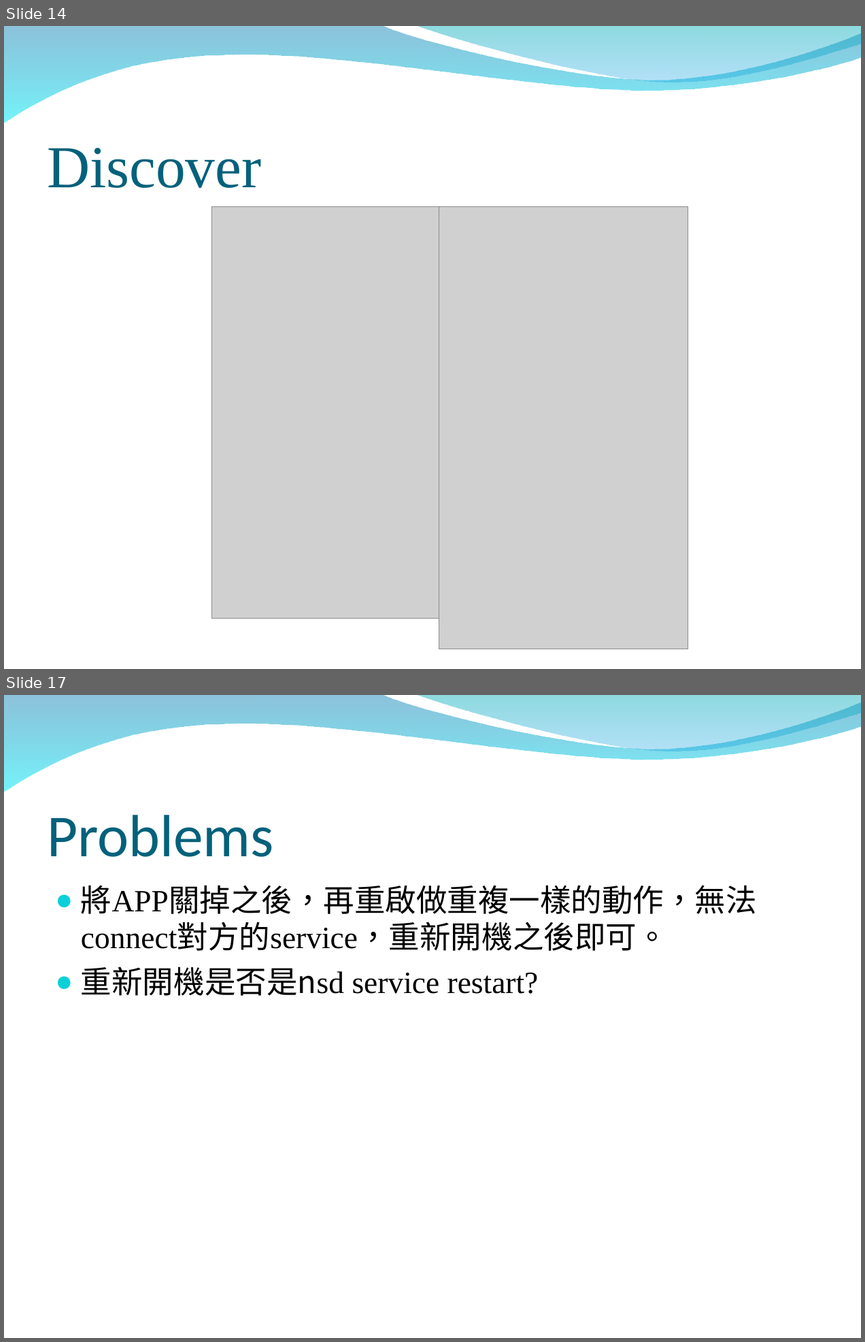
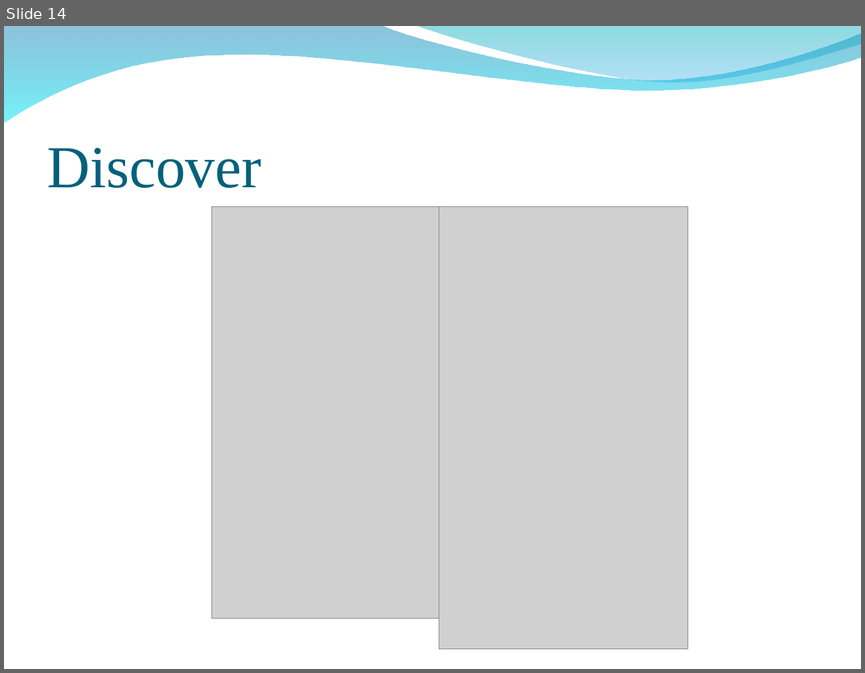
Before and after one commit to peter279k/regular_meeting, a slide deck: mDNS.ppt. Shown one above the other, each under a label of ours: slides 14 and 17 before the commit, slide 14 after it; the slides between them are not shown. The pictures are 865x1342 and 865x673 pixels, drawn with LibreOffice and Linux fonts; fonts in the diff are those of the drawing; grey boxes stand for pictures; background and template pictures are left out. Boxes give left, top, right and bottom in pixels: in the first picture for what was removed or moved away, otherwise in the second. Text is boxed around its words. In the diff, an @@ line names an element or a change of style, - is before the commit and + after.

```diff
--- a/mDNS.ppt
+++ b/mDNS.ppt
@@ slide 17 removed at [4, 695, 861, 1338], background picture (left out); not listed: 2 template elements that a slide beside it also shows @@
@@ title removed at [47, 815, 274, 857] @@
-Problems
@@ text removed at [81, 885, 757, 996] @@
-● 將APP關掉之後，再重啟做重複一樣的動作，無法connect對方的service，重新開機之後即可。
-● 重新開機是否是nsd service restart?
```
Also in this commit, not shown: 6 slides changed, 4 slides added.
